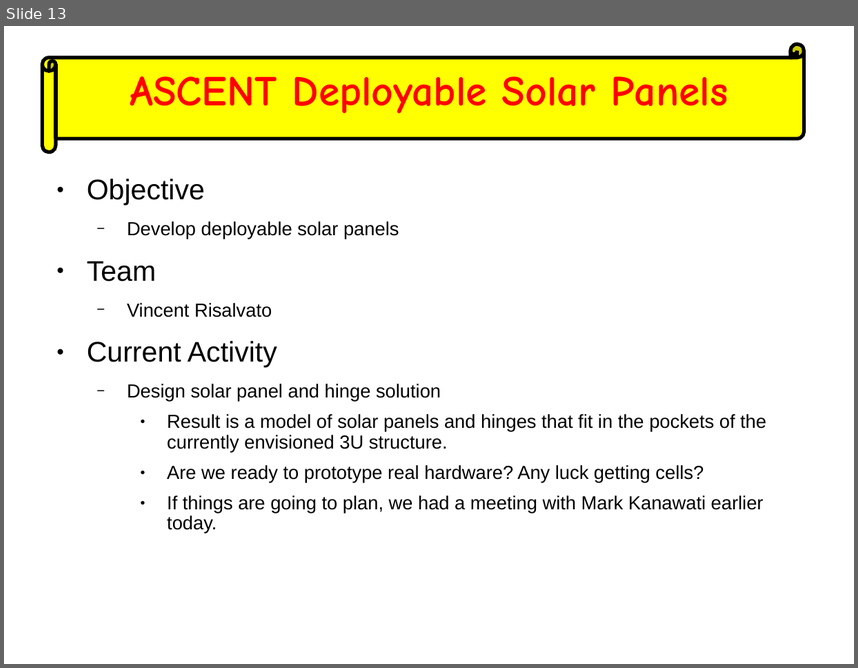
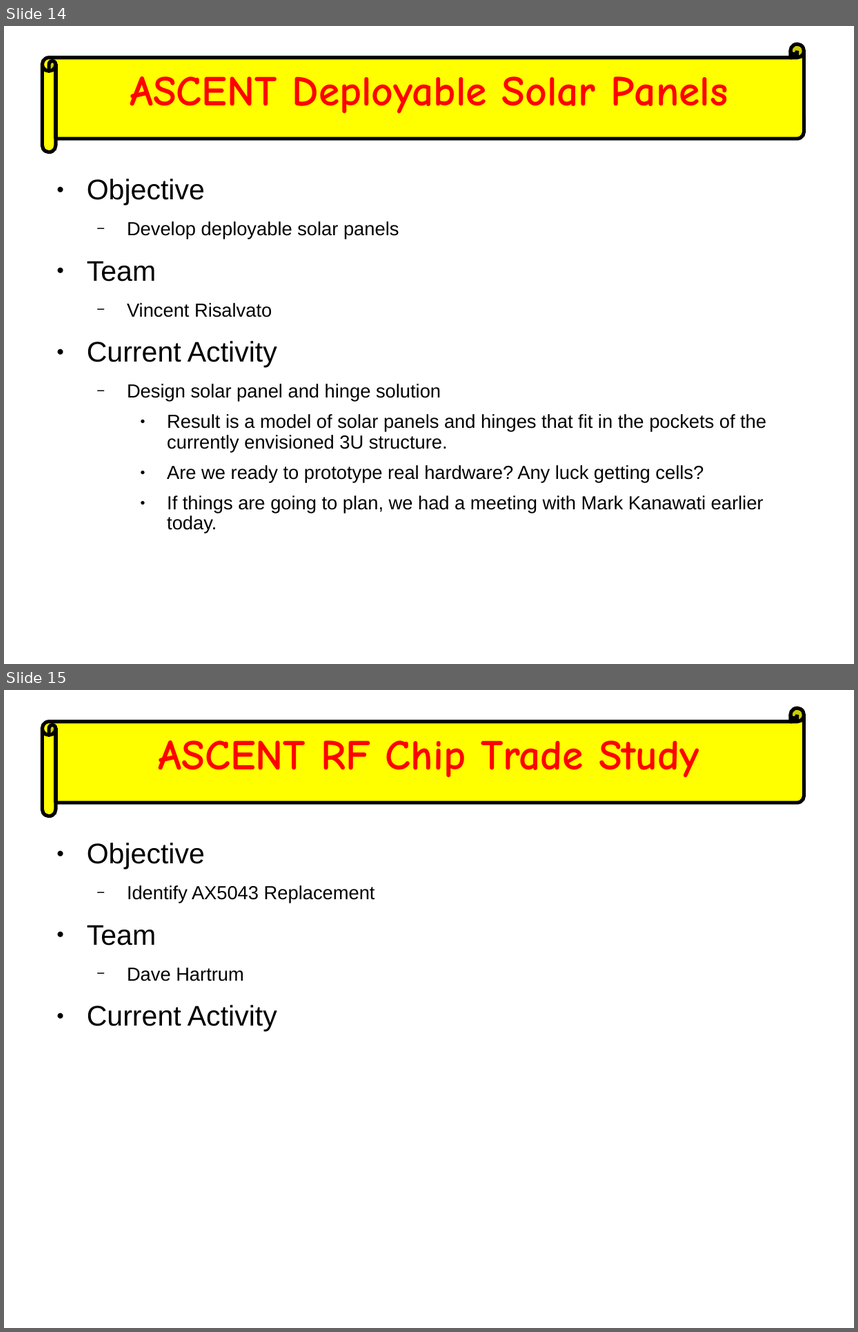
Before and after one commit to AMSAT-NA/fox-plus, a slide deck: weekly_engineering_meetings/2023-03-22/ASCENT-FOX+ Slide.odp. Shown one above the other, each under a label of ours: slide 13 before the commit, slides 14 and 15 after it. The pictures are 858x668 and 858x1332 pixels, drawn with LibreOffice and Linux fonts; fonts in the diff are those of the drawing. Boxes give left, top, right and bottom in pixels: in the first picture for what was removed or moved away, otherwise in the second. Text is boxed around its words. In the diff, an @@ line names an element or a change of style, - is before the commit and + after.

```diff
--- a/weekly_engineering_meetings/2023-03-22/ASCENT-FOX+ Slide.odp
+++ b/weekly_engineering_meetings/2023-03-22/ASCENT-FOX+ Slide.odp
@@ slide 15 added at [4, 690, 854, 1328], background #FFFFFF @@
@@ horizontal scroll added at [42, 708, 804, 816], fill #FFFF00, outline #000000 3 pt @@
@@ text added at [159, 740, 700, 778], 36 pt, text #FF0000, bold @@
+ASCENT RF Chip Trade Study
@@ text added at [87, 842, 375, 1032], 16 pt, text #000000 @@
+● Objective
+  − Identify AX5043 Replacement
+● Team
+  − Dave Hartrum
+● Current Activity
@@ what was slide 13 is now slide 14 @@
```
Also in this commit, not shown: 5 slides changed, 1 other slide added, 2 slides removed, 3 other files.
